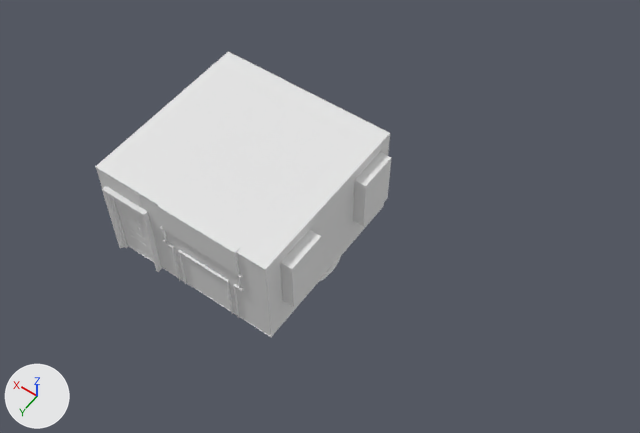
An edit to the OBJ model GDJam2019/Assets/Models/Starting_Room.obj, drawn before and after from the same camera.
Both versions are drawn from a camera (50 mm lens) standing at (-9.11, 10.15, 17.76) and looking at (-1.67, -0.27, 1.4). Every picture has the same lights, and +X, +Y and +Z are marked at lower left. Where no turn or scale is listed for an object, it has been applied to the vertices. Vertices at the same position are counted once.

Names of what the first picture shows: 'Starting_Room'.
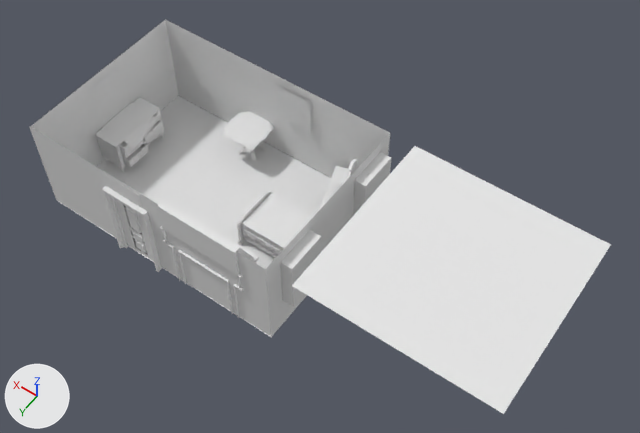
The change, as JSON lines over the scene's bpy script:
```json
{"op": "add", "block": "mat_lambert4sg", "code": ["mat_lambert4sg = principled_material('lambert4SG')", "mat_lambert4sg.base_color = (0.8, 0.8, 0.8)  # white #e7e7e7", "mat_lambert4sg.roughness = 1.0"]}
{"op": "add", "block": "mat_lambert6sg", "code": ["mat_lambert6sg = principled_material('lambert6SG')", "mat_lambert6sg.base_color = (0.8, 0.8, 0.8)  # white #e7e7e7", "mat_lambert6sg.roughness = 1.0"]}
{"op": "add", "block": "mat_lambert5sg", "code": ["mat_lambert5sg = principled_material('lambert5SG')", "mat_lambert5sg.base_color = (0.8, 0.8, 0.8)  # white #e7e7e7", "mat_lambert5sg.roughness = 1.0"]}
{"block": "me_starting_room", "where": "# used by ob_starting_room; location = (0.0, 0.0, 0.0)"}
{"op": "remove", "block": "me_starting_room", "code": "me_starting_room.from_pydata(...)  # 8276 vertices, 7803 faces; spans x -2.47..2.66, y -2.44..2.47, z -0.09..2.74"}
{"op": "add", "block": "me_starting_room", "code": "me_starting_room.from_pydata(...)  # 8028 vertices, 7534 faces; spans x -7.67..4.81, y -2.44..2.47, z -0.09..2.74"}
{"block": "me_starting_room", "change": "me_starting_room part 1: the loose piece of 4 vertices spanning x -2.17..2.66, y -2.36..2.36, z 2.72 is moved by (-5.5, 0.0, 0.0)"}
{"block": "me_starting_room", "change": "me_starting_room part 2: the loose piece of 206 vertices spanning x 1.86..2.6, y -0.95..0.73, z 0.25..1.1 is copied, and the copy is moved by (2.1, 0.0, 0.0); it spans x 3.96..4.71, y -0.95..0.73, z 0.25..1.1"}
{"block": "me_starting_room", "change": "me_starting_room part 3: the loose piece of 32 vertices spanning x 1.8..2.19, y -0.82..-0.12, z 0.83..1.03 is copied, and the copy is moved by (2.1, 0.0, 0.0); it spans x 3.91..4.29, y -0.82..-0.12, z 0.83..1.03"}
{"block": "me_starting_room", "change": "me_starting_room part 4: the loose piece of 32 vertices spanning x 1.7..2.08, y -0.09..0.6, z 0.83..1.03 is moved by (2.1, 0.0, 0.0)"}
{"block": "me_starting_room", "change": "me_starting_room part 5: the loose piece of 32 vertices spanning x 1.75..2.13, y -0.09..0.6, z 0.6..0.81 is moved by (2.1, 0.0, 0.0)"}
{"block": "me_starting_room", "change": "me_starting_room part 6: 358 vertices moved from x 1.64..2.66, y -2.37..2.36, z -0.01..2.72 to x 3.72..4.81, y -2.37..2.36, z 0.0..2.72; 527 vertices removed from x 1.61..2.64, y -0.95..0.73, z -0.01..1.1; 377 vertices added at x 0.06..4.75, y -2.31..0.6, z 0.33..2.46"}
{"op": "add", "block": "me_starting_room", "code": "me_starting_room.materials.append(mat_lambert6sg)  # white #e7e7e7"}
{"op": "add", "block": "me_starting_room", "code": "me_starting_room.materials.append(mat_lambert5sg)  # white #e7e7e7"}
{"op": "add", "block": "me_starting_room", "code": "me_starting_room.materials.append(mat_lambert4sg)  # white #e7e7e7"}
```

What differs and where, as boxes (x1, y1, x2, y2) in the pictures (640 x 433 px; the box of a moved part takes in the faces that stretch with it):
```json
{"object": "Starting_Room", "change": "reshaped", "before": [95, 51, 391, 337], "after": [29, 20, 611, 414]}
{"part": 1, "of": "me_starting_room", "change": "moved or reshaped", "before": [95, 52, 390, 270], "after": [292, 146, 611, 414]}
{"part": 2, "of": "me_starting_room", "change": "added", "after": [95, 97, 165, 169]}
{"part": 3, "of": "me_starting_room", "change": "added", "after": [154, 113, 160, 124]}
{"part": 4, "of": "me_starting_room", "change": "moved or reshaped", "after": [119, 141, 131, 154], "on screen": "not visible before"}
{"part": 5, "of": "me_starting_room", "change": "moved or reshaped", "after": [121, 140, 144, 159], "on screen": "not visible before"}
{"part": 6, "of": "me_starting_room", "change": "moved or reshaped", "before": [96, 51, 390, 337], "after": [29, 20, 390, 337]}
```
